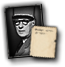
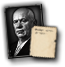
Layer changes from the first w=65, h=67 image to the second:
added layer "MDA_Nikita_Khrushchev" in group "Ministers" over 9, 6, 38, 57
hid "ENG_Charles_de_Gaulle" over 11, 6, 38, 57
